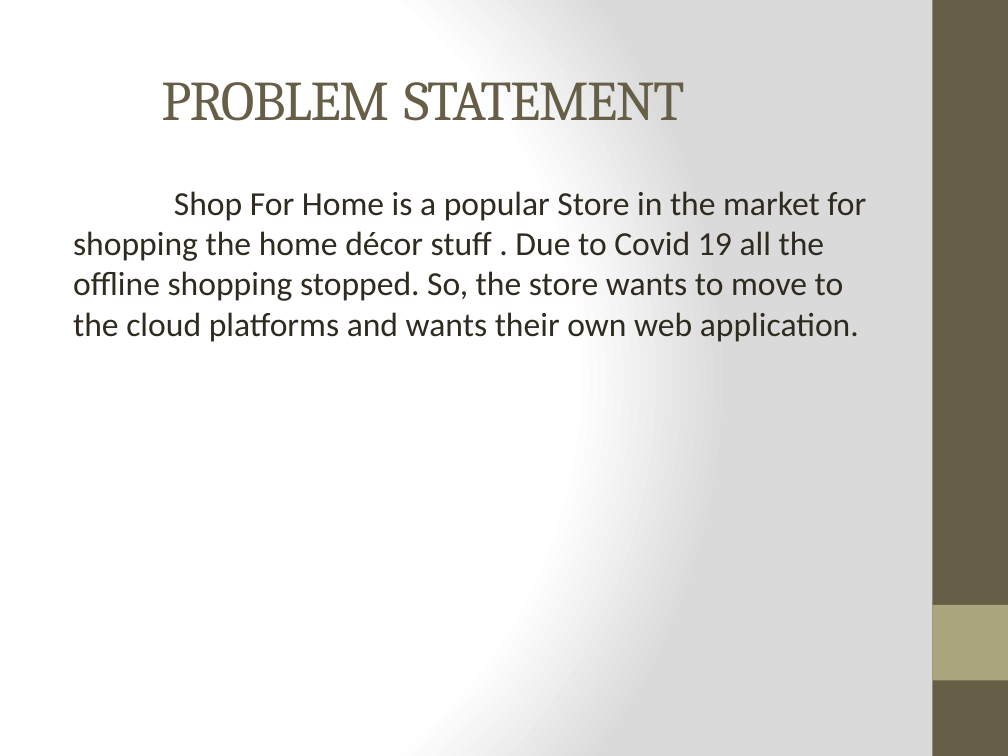
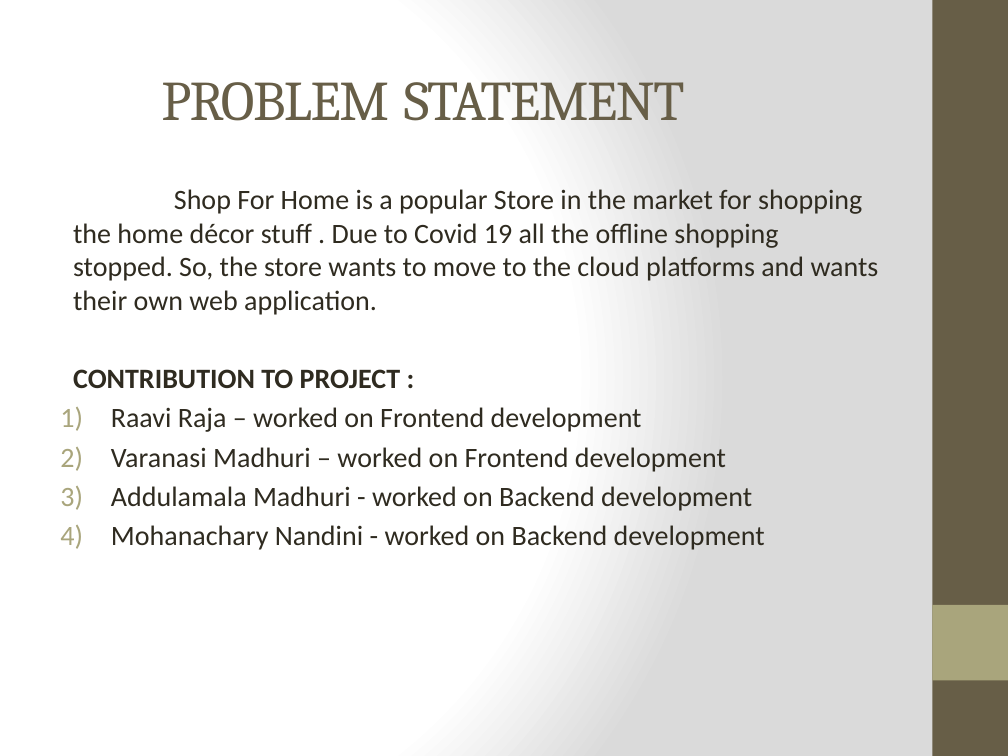
Before and after one commit to raja-raavi/B1-shopforhome, a slide deck: slide 2 of sprint 2 ppt.pptx. Drawn at 1008x756 pixels with LibreOffice and Linux fonts; fonts in the diff are those of the drawing. Boxes give left, top, right and bottom in pixels: in the first picture for what was removed or moved away, otherwise in the second. Text is boxed around its words. In the diff, an @@ line names an element or a change of style, - is before the commit and + after.

```diff
--- a/sprint 2 ppt.pptx
+++ b/sprint 2 ppt.pptx
@@ text at (73,189,879,315): size 24 to 20 pt in "Shop For Home is a popular Store ..." @@
@@ text at (73,369,765,550): paragraphs added @@
+CONTRIBUTION TO PROJECT :
+1) Raavi Raja – worked on Frontend development
+2) Varanasi Madhuri – worked on Frontend development
+3) Addulamala Madhuri - worked on Backend development
+4) Mohanachary Nandini - worked on Backend development
```
Also in this commit, not shown: 1 other slide changed, 2 slides added, 1 slide removed, 1 other file.
